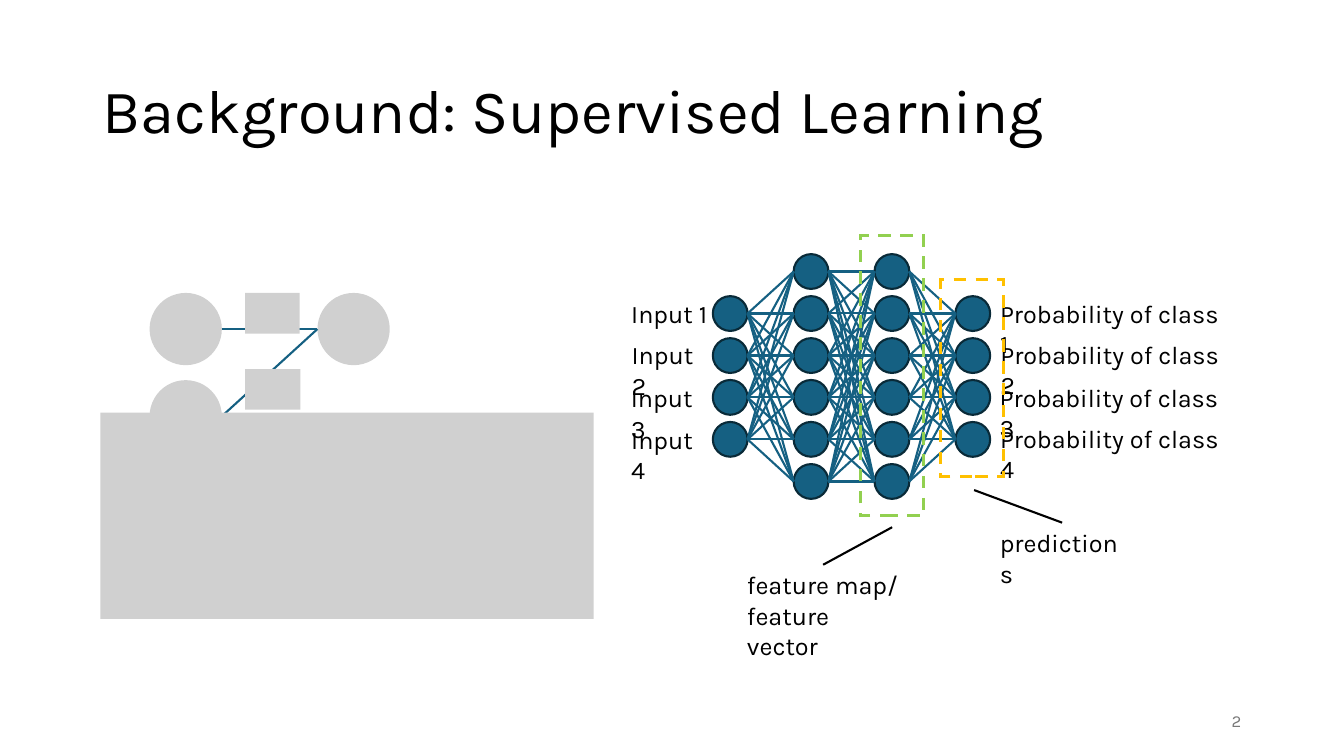
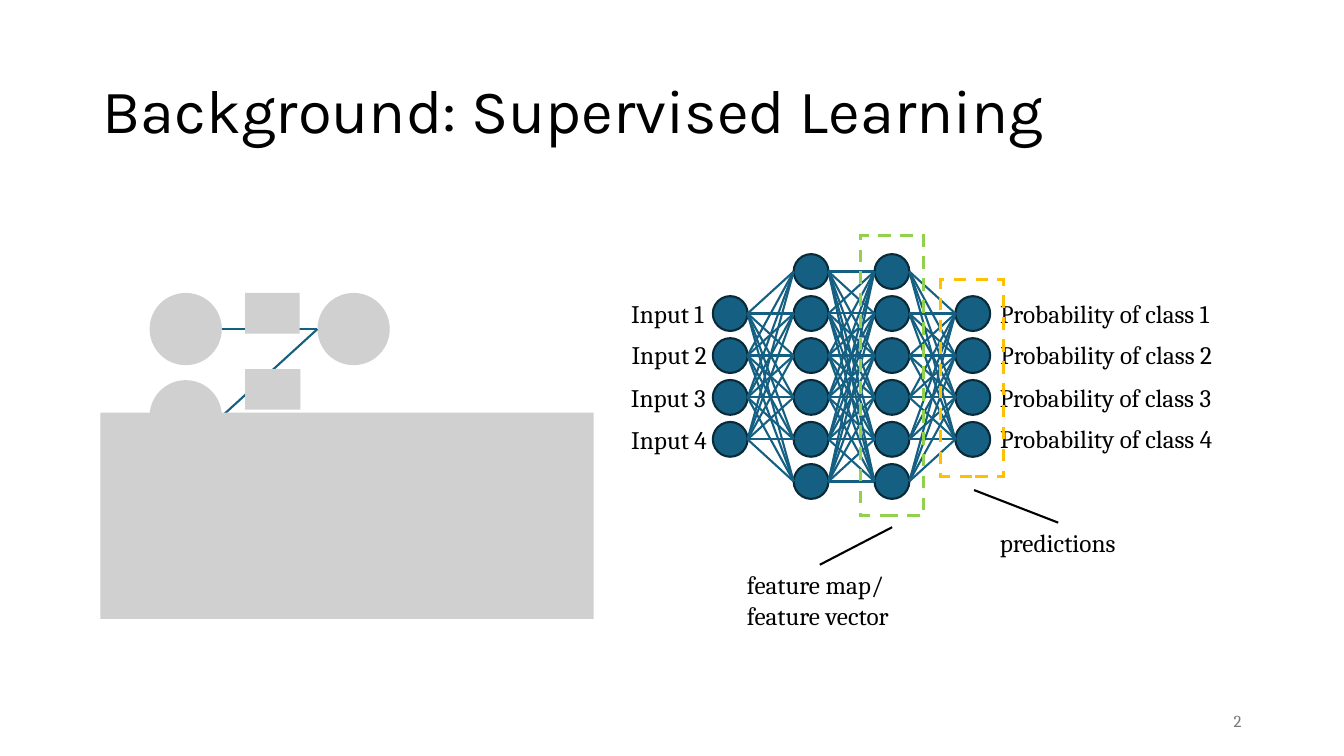
Before and after one commit to HenriSmidt/Alzheimer_Detection, a slide deck: slide 2 of Presentation.pptx. Drawn at 1344x756 pixels with LibreOffice and Linux fonts; fonts in the diff are those of the drawing; grey boxes stand for pictures. Boxes give left, top, right and bottom in pixels: in the first picture for what was removed or moved away, otherwise in the second. Text is boxed around its words. In the diff, an @@ line names an element or a change of style, - is before the commit and + after.

```diff
--- a/Presentation.pptx
+++ b/Presentation.pptx
@@ line moved from (974, 490) - (1063, 523) to (974, 490) - (1059, 523) @@
@@ line moved from (824, 565) - (892, 527) to (820, 565) - (892, 527) @@
@@ font Karla to Cambria in 11 elements at [631,306,703,329], [632,347,707,370], [631,390,706,413], [631,432,706,455], [1234,716,1242,727], [747,576,889,626], [1000,300,1209,329], [1000,341,1212,370], [1000,384,1212,413], [1000,427,1212,454], [1000,534,1116,558] @@
```
Also in this commit, not shown: 10 other slides changed, 6 slides added, 2 slides removed, 2 other files.
